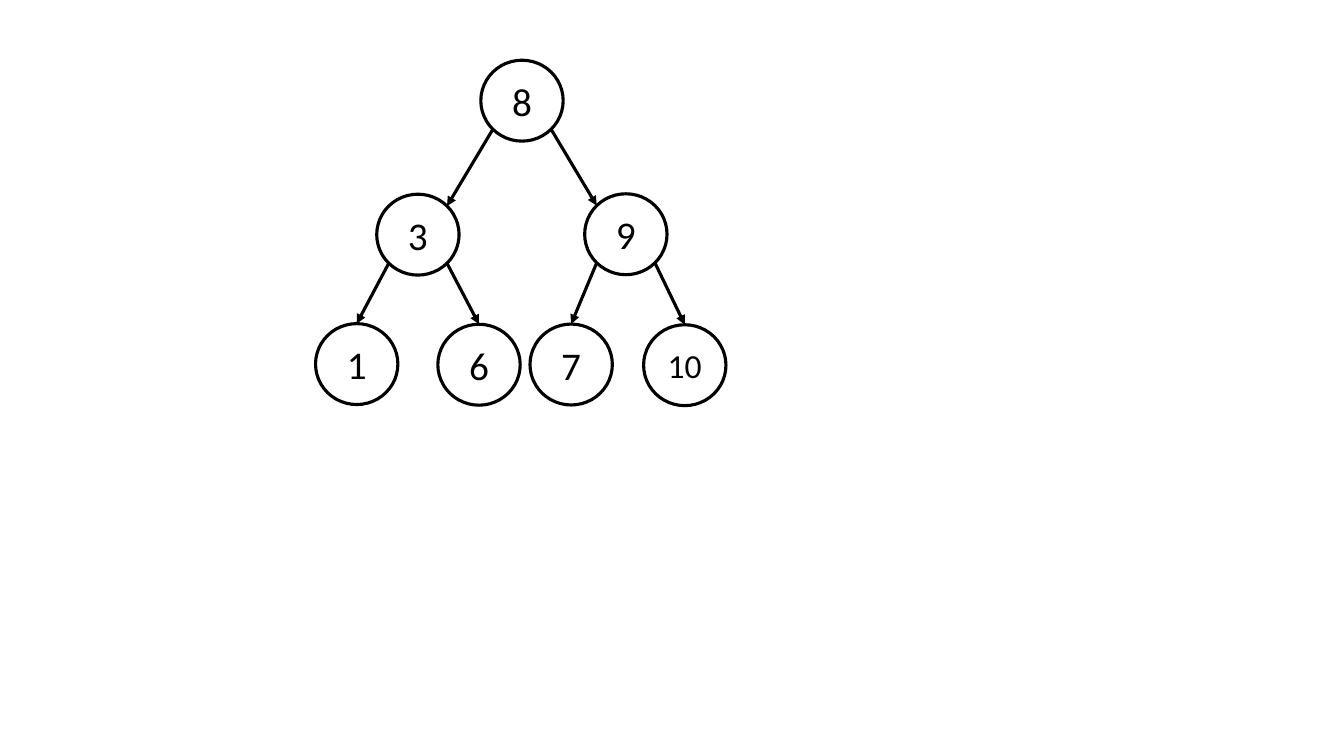
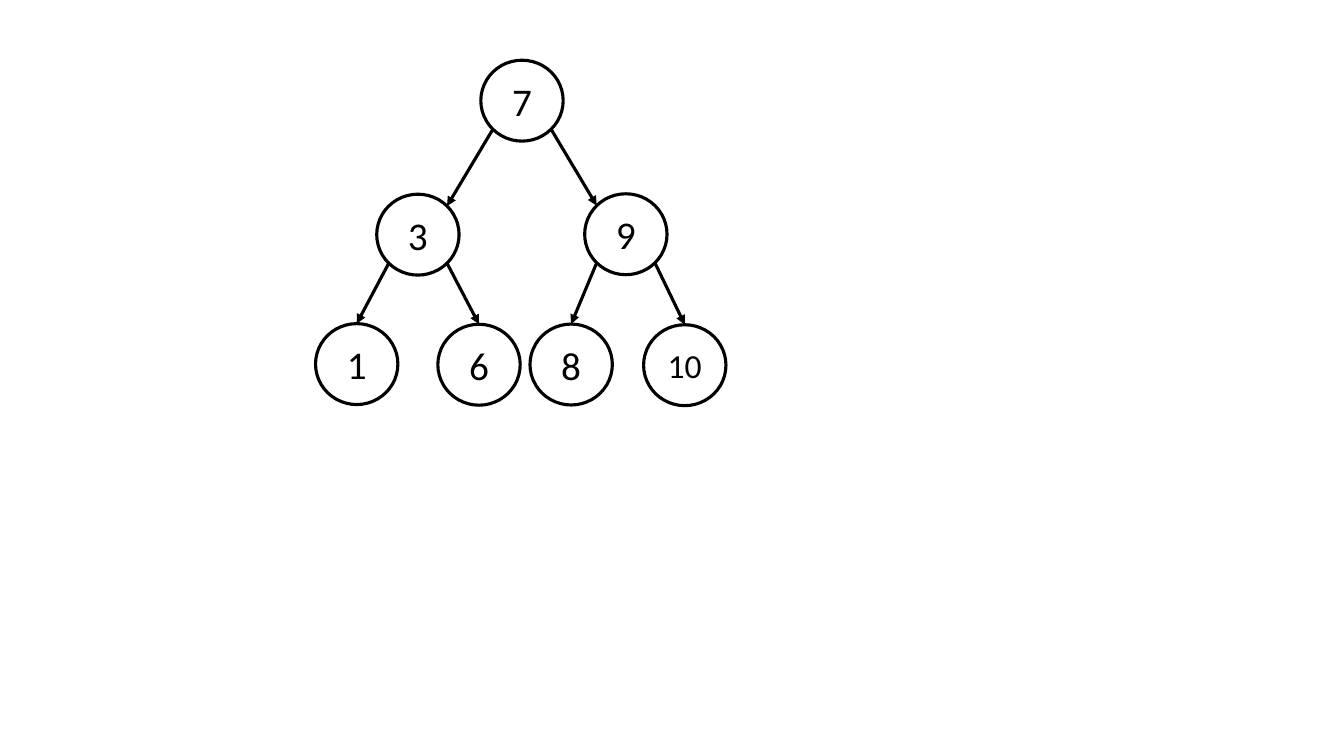
Before and after one commit to niemasd/Data-Structures-Textbook, a slide deck: slide 4 of figures/Chapter 4 - Introduction to Graph Theory/4.3_4.4 Algorithms on Graphs - BFS_DFS.pptx. Drawn at 1344x756 pixels with LibreOffice and Linux fonts; fonts in the diff are those of the drawing. Boxes give left, top, right and bottom in pixels: in the first picture for what was removed or moved away, otherwise in the second. Text is boxed around its words. In the diff, an @@ line names an element or a change of style, - is before the commit and + after.

Commit message:
Corrected error in figure

```diff
--- a/figures/Chapter 4 - Introduction to Graph Theory/4.3_4.4 Algorithms on Graphs - BFS_DFS.pptx
+++ b/figures/Chapter 4 - Introduction to Graph Theory/4.3_4.4 Algorithms on Graphs - BFS_DFS.pptx
@@ text in ellipse at <box>512,91,532,116</box>: text changed @@
-8
+7
@@ text in ellipse at <box>561,353,581,381</box>: text changed @@
-7
+8
```
